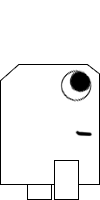
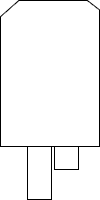
Two versions of the same layered image (100×200). Layer-by-layer changes:
hid group "Crouch" (5 layers) over [0, 64, 100, 200]
painted on "Eye Jump" (1st of 3, in "Crouch") over [60, 68, 94, 137]
added group "Climb" with 16 layers above "IdleWalkJump" over [0, 0, 100, 200]
added layer "Player body" (2nd of 3, in "Climb") in group "Climb" over [0, 0, 100, 147]
added layer "Right Leg Idle" (1st of 4, in "Climb") in group "Climb" over [27, 146, 52, 185]
added layer "Right Leg fall" (2nd of 3, in "Climb") in group "Climb" over [54, 130, 79, 170]
